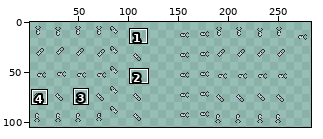
Sprite sheet -- graphics/SMB/player/marioanimations0.png. The first picture is a wide view before the edit; the outline marks the close-up.
Close-up. Old version:
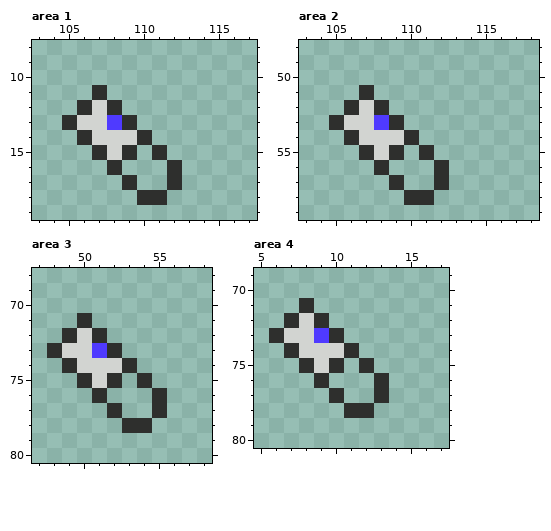
The file is 512x128 pixels. Shown: area 1: x 103..117, y 8..19; area 2: x 103..118, y 48..59; area 3: x 47..58, y 68..80; area 4: x 5..17, y 69..80. The old version is drawn lined up with the new one. The wide view leaves out empty margins. The commit also changed other parts of the picture, which this record leaves out.
New version:
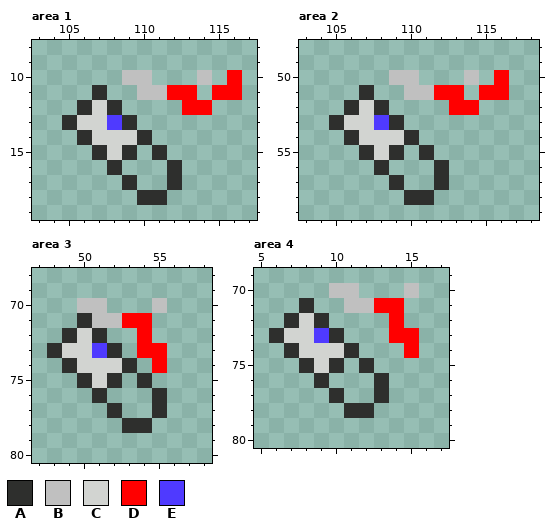
Palette (. is transparent): A #2e2f2d  B #c0c0c0  C #d2d4d1  D #ff0000  E #4f3aff
From old to new:
drawings rearranged on the sheet (the old picture shows each at its new place)
Area 1:
There is now colour B in row 10 at x 109 to 110 and 114; in row 11 at x 110 to 111.
There is now colour D in row 10 at x 116; in row 11 at x 112 to 113 and 115 to 116; in row 12 at x 113 to 114.
Area 2:
There is now colour B in row 50 at x 109 to 110 and 114; in row 51 at x 110 to 111.
There is now colour D in row 50 at x 116; in row 51 at x 112 to 113 and 115 to 116; in row 52 at x 113 to 114.
Area 3:
There is now colour B in row 70 at x 50 to 51 and 55; in row 71 at x 51 to 52.
There is now colour D in row 71 at x 53 to 54; in row 72 at x 54; in row 73 at x 54 to 55; in row 74 at x 55.
Area 4:
There is now colour B in row 70 at x 10 to 11 and 15; in row 71 at x 11 to 12.
There is now colour D in row 71 at x 13 to 14; in row 72 at x 14; in row 73 at x 14 to 15; in row 74 at x 15.
Changed places in both close-ups, as pixel boxes (x1, y1, x2, y2):
added: (122, 70, 242, 115)
added: (389, 70, 509, 115)
added: (77, 298, 167, 373)
added: (329, 283, 419, 358)
